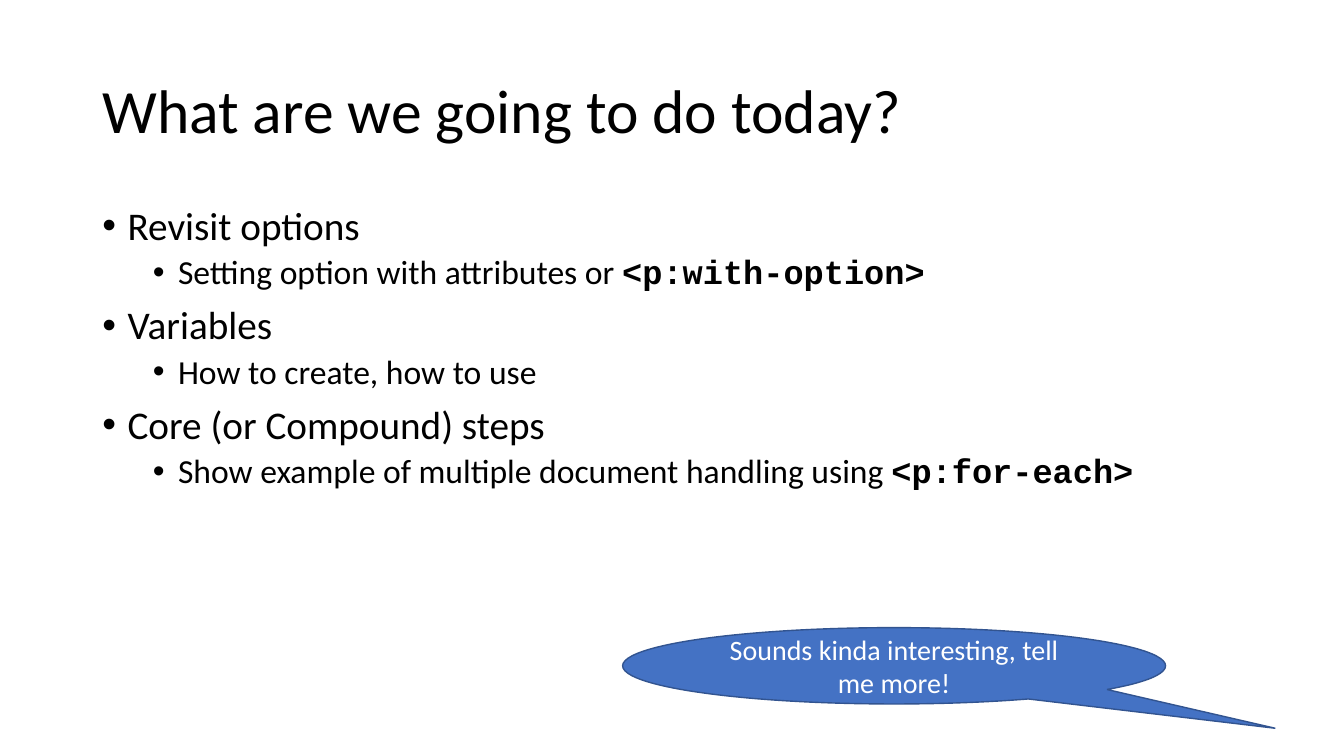
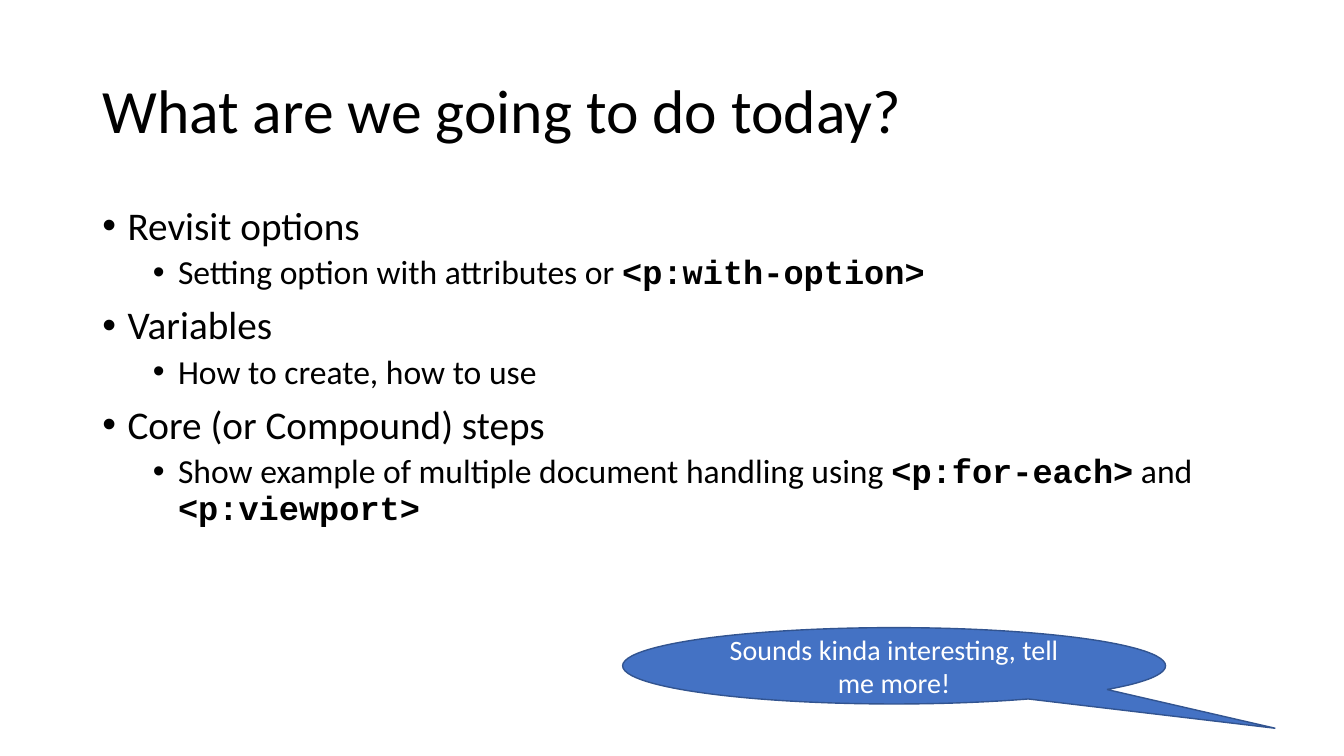
Before and after one commit to xatapult/markupuk-2020, a slide deck: slide 3 of 101-B/presentation/markupuk-2020-101-B.pptx. Drawn at 1344x756 pixels with LibreOffice and Linux fonts; fonts in the diff are those of the drawing; background and template pictures are left out. Boxes give left, top, right and bottom in pixels: in the first picture for what was removed or moved away, otherwise in the second. Text is boxed around its words. In the diff, an @@ line names an element or a change of style, - is before the commit and + after.

```diff
--- a/101-B/presentation/markupuk-2020-101-B.pptx
+++ b/101-B/presentation/markupuk-2020-101-B.pptx
@@ text at box(178, 459, 1192, 527): text changed @@
-  • Show example of multiple document handling using <p:for-each>
+  • Show example of multiple document handling using <p:for-each> and <p:viewport>
```
Also in this commit, not shown: 1 other slide changed, 3 other files.
